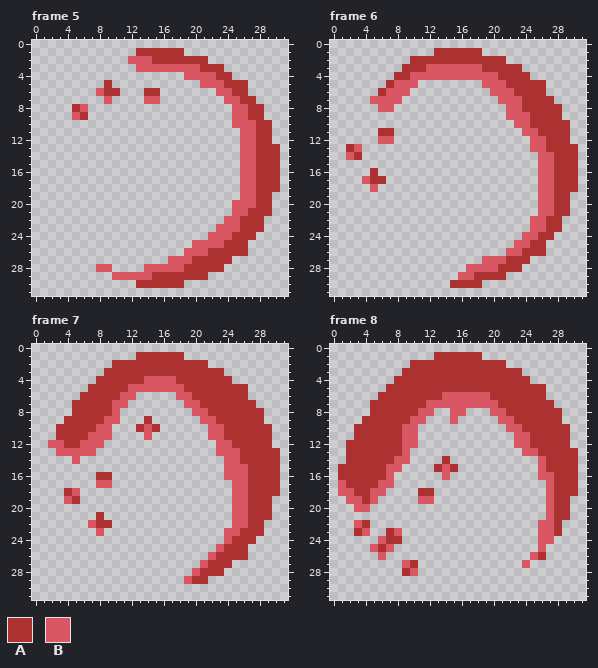
A pixel-art file gets an edit: Assets/Graphics/Orb_Health.aseprite. Above is the file before it was changed.
32x32 pixels, 12 frames. Shown: frame 5, frame 6, frame 7, frame 8. The commit also changed other frames, which this record leaves out.
Palette (. is transparent): A #ac3232  B #d95763
Pixels before, frame 5, first column x 5:
 1 ........AAAAAA............
 2 .......BBBAAAAAAA.........
 3 ........BBBBBBBBAAA.......
 4 ..............BBBBAA......
 5 ....A...........BBBAAA....
 6 ...BAA...AA.......BBAA....
 7 ....B....BB........BBAA...
 8 AB..................BBAA..
 9 BA..................BBAA..
10 ....................BBBAA.
11 .....................BBAA.
12 .....................BBAA.
13 .....................BBAAA
14 .....................BBAAA
15 .....................BBAAA
16 .....................BBAAA
17 .....................BBAAA
18 .....................BBAAA
19 .....................BBAA.
20 ....................BBBAA.
21 ....................BBAAA.
22 ...................BBAAA..
23 ..................BBBAAA..
24 .................BBBAAA...
25 ...............BBBBAAA....
26 ..............BBBAAAAA....
27 ............BBBAAAAA......
28 ...BB....BBBBBAAAAA.......
29 .....BBBBBAAAAAAA.........
30 ........AAAAAA............
Pixels before, frame 6, first column x 2:
 1 ...........AAAAAA............
 2 ........AAAAAAAAAAAA.........
 3 .......AAABBBBBBBAAAAA.......
 4 ......AABBBBBBBBBBBAAAA......
 5 .....ABBB........BBBAAAAA....
 6 ....ABBB..........BBBAAAA....
 7 ...BBBB............BBBAAAA...
 8 ....BB..............BBAAAAA..
 9 ....................BBBAAAA..
10 .....................BBAAAAA.
11 ....AA................BBAAAA.
12 ....BB.................BBAAA.
13 AB.....................BBAAAA
14 BA......................BBAAA
15 ........................BBAAA
16 ...A....................BBAAA
17 ..BAA...................BBAAA
18 ...B....................BBAAA
19 ........................BBAA.
20 ........................BBAA.
21 ........................BBAA.
22 .......................BBAA..
23 .......................BBAA..
24 ......................BBAA...
25 .....................BBAA....
26 ....................BBAAA....
27 .................BBBAAA......
28 ...............BBBBAAA.......
29 ..............BBAAAA.........
30 .............AAAA............
Pixels before, frame 7, first column x 2:
 1 ...........AAAAAA............
 2 ........AAAAAAAAAAAA.........
 3 .......AAAAAAAAAAAAAAA.......
 4 ......AAAAAABBBBAAAAAAA......
 5 .....AAAAABBBBBBBAAAAAAAA....
 6 ....AAAAABB.....BBAAAAAAA....
 7 ...AAAAABB.......BBAAAAAAA...
 8 ...AAAAAB.........BBAAAAAAA..
 9 ..AAAAABB...A......BBAAAAAA..
10 .AAAAABB...ABA......BBAAAAAA.
11 .AAAABBB....B.......BBAAAAAA.
12 BBAABBB..............BBAAAAA.
13 .BBBBB...............BBBAAAAA
14 ...B..................BBAAAAA
15 ......................BBBAAAA
16 ......AA..............BBBAAAA
17 ......BB...............BBAAAA
18 ..AB...................BBAAAA
19 ..BA...................BBAAA.
20 .......................BBAAA.
21 ......A................BBAAA.
22 .....BAA...............BBAA..
23 ......B...............BBAAA..
24 ......................BAAA...
25 .....................BAAA....
26 ....................BAAAA....
27 ...................BAAA......
28 ..................BAAA.......
29 .................BAA.........
Pixels before, frame 8, first column x 1:
 1 ............AAAAAA............
 2 .........AAAAAAAAAAAA.........
 3 ........AAAAAAAAAAAAAAA.......
 4 .......AAAAAAAAAAAAAAAAA......
 5 ......AAAAAAAAAAAAAAAAAAAA....
 6 .....AAAAAAAABBBBBBAAAAAAA....
 7 ....AAAAAAABBBBBBBBBAAAAAAA...
 8 ....AAAAAABB..BB...BBAAAAAAA..
 9 ...AAAAAABB...B.....BBAAAAAA..
10 ..AAAAAABB...........BBAAAAAA.
11 ..AAAAAABB............BBAAAAA.
12 .AAAAAAABB............BBAAAAA.
13 .AAAAAAAB..............BBAAAAA
14 .AAAAAABB....A...........BAAAA
15 AAAAAABB....ABA..........BAAAA
16 AAAAAAB......B...........BBAAA
17 BAAAABB...................BAAA
18 BBAABB....AA..............BAAA
19 .BBAB.....BB..............BAA.
20 ..BB......................BAA.
21 ..........................BAA.
22 ..BA.....................BBA..
23 ..AB..AB.................BBA..
24 .....BAA.................BB...
25 ....BAB..................B....
26 .....B..................BA....
27 ........BA.............B......
28 ........AB....................
The result:
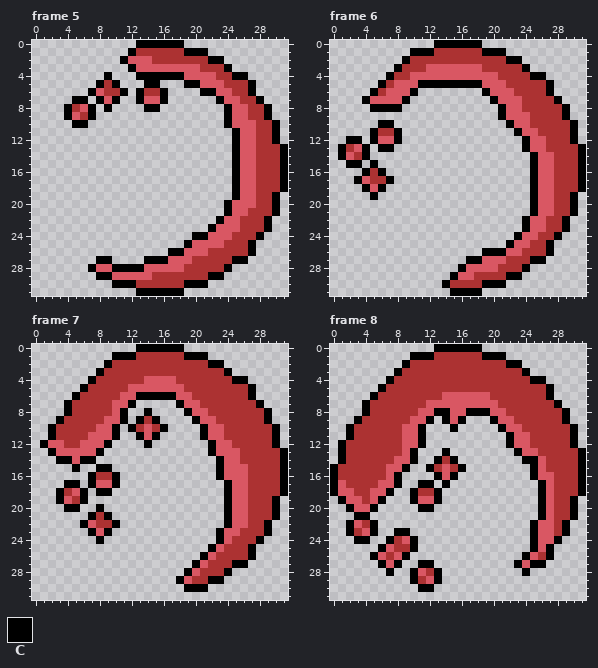
Colours new in this view: C #000000
From old to new:
layer "Layer 2" added
Frame 5, layer "Layer 2":
y 0: x 13..18 ...... -> CCCCCC
y 1: x 12 . -> C; x 19..21 ... -> CCC
y 2: x 11 . -> C; x 22..23 .. -> CC
y 3: x 12 . -> C; x 24 . -> C
y 4: x 9 . -> C; x 13..18 ...... -> CCCCCC; x 25..26 .. -> CC
y 5: x 8 . -> C; x 10 . -> C; x 14..15 .. -> CC; x 19..20 .. -> CC; x 27 . -> C
y 6: x 7 . -> C; x 11 . -> C; x 13 . -> C; x 16 . -> C; x 21..22 .. -> CC; x 27 . -> C
y 7: x 5..6 .. -> CC; x 8 . -> C; x 10 . -> C; x 13 . -> C; x 16 . -> C; x 23 . -> C; x 28 . -> C
y 8: x 4 . -> C; x 7 . -> C; x 9 . -> C; x 14..15 .. -> CC; x 24 . -> C; x 29 . -> C
y 9: x 4 . -> C; x 7 . -> C; x 24 . -> C; x 29 . -> C
y 10: x 5..6 .. -> CC; x 24 . -> C; x 30 . -> C
y 11..12: x 25 . -> C; x 30 . -> C
y 13..18: x 25 . -> C; x 31 . -> C
y 19: x 25 . -> C; x 30 . -> C
y 20..21: x 24 . -> C; x 30 . -> C
y 22: x 23 . -> C; x 29 . -> C
y 23: x 22 . -> C; x 29 . -> C
y 24: x 20..21 .. -> CC; x 28 . -> C
y 25: x 19 . -> C; x 27 . -> C
y 26: x 17..18 .. -> CC; x 27 . -> C
y 27: x 8..9 .. -> CC; x 14..16 ... -> CCC; x 25..26 .. -> CC
y 28: x 7 . -> C; x 10..13 .... -> CCCC; x 24 . -> C
y 29: x 8..9 .. -> CC; x 22..23 .. -> CC
y 30: x 10..12 ... -> CCC; x 19..21 ... -> CCC
y 31: x 13..18 ...... -> CCCCCC
Frame 6, layer "Layer 2":
y 0: x 13..18 ...... -> CCCCCC
y 1: x 10..12 ... -> CCC; x 19..21 ... -> CCC
y 2: x 9 . -> C; x 22..23 .. -> CC
y 3: x 8 . -> C; x 24 . -> C
y 4: x 7 . -> C; x 25..26 .. -> CC
y 5: x 6 . -> C; x 11..18 ........ -> CCCCCCCC; x 27 . -> C
y 6: x 5 . -> C; x 10 . -> C; x 19 . -> C; x 27 . -> C
y 7: x 4 . -> C; x 9 . -> C; x 20 . -> C; x 28 . -> C
y 8: x 5..8 .BB. -> CCCC; x 21 . -> C; x 29 . -> C
y 9: x 21 . -> C; x 29 . -> C
y 10: x 6..7 .. -> CC; x 22 . -> C; x 30 . -> C
y 11: x 5 . -> C; x 8 . -> C; x 23 . -> C; x 30 . -> C
y 12: x 2..3 .. -> CC; x 5 . -> C; x 8 . -> C; x 24 . -> C; x 30 . -> C
y 13: x 1 . -> C; x 4 . -> C; x 6..7 .. -> CC; x 24 . -> C; x 31 . -> C
y 14: x 1 . -> C; x 4 . -> C; x 25 . -> C; x 31 . -> C
y 15: x 2..3 .. -> CC; x 5 . -> C; x 25 . -> C; x 31 . -> C
y 16: x 4 . -> C; x 6 . -> C; x 25 . -> C; x 31 . -> C
y 17: x 3 . -> C; x 7 . -> C; x 25 . -> C; x 31 . -> C
y 18: x 4 . -> C; x 6 . -> C; x 25 . -> C; x 31 . -> C
y 19: x 5 . -> C; x 25 . -> C; x 30 . -> C
y 20..21: x 25 . -> C; x 30 . -> C
y 22..23: x 24 . -> C; x 29 . -> C
y 24: x 23 . -> C; x 28 . -> C
y 25: x 22 . -> C; x 27 . -> C
y 26: x 19..21 ... -> CCC; x 27 . -> C
y 27: x 17..18 .. -> CC; x 25..26 .. -> CC
y 28: x 16 . -> C; x 24 . -> C
y 29: x 15 . -> C; x 22..23 .. -> CC
y 30: x 14 . -> C; x 19..21 ... -> CCC
y 31: x 15..18 .... -> CCCC
Frame 7, layer "Layer 2":
y 0: x 13..18 ...... -> CCCCCC
y 1: x 10..12 ... -> CCC; x 19..21 ... -> CCC
y 2: x 9 . -> C; x 22..23 .. -> CC
y 3: x 8 . -> C; x 24 . -> C
y 4: x 7 . -> C; x 25..26 .. -> CC
y 5: x 6 . -> C; x 27 . -> C
y 6: x 5 . -> C; x 13..17 ..... -> CCCCC; x 27 . -> C
y 7: x 4 . -> C; x 12 . -> C; x 18 . -> C; x 28 . -> C
y 8: x 4 . -> C; x 11 . -> C; x 14 . -> C; x 19 . -> C; x 29 . -> C
y 9: x 3 . -> C; x 11 . -> C; x 13 . -> C; x 15 . -> C; x 20 . -> C; x 29 . -> C
y 10: x 2 . -> C; x 10 . -> C; x 12 . -> C; x 16 . -> C; x 21 . -> C; x 30 . -> C
y 11: x 2 . -> C; x 10 . -> C; x 13 . -> C; x 15 . -> C; x 21 . -> C; x 30 . -> C
y 12: x 1 . -> C; x 9 . -> C; x 14 . -> C; x 22 . -> C; x 30 . -> C
y 13: x 2 . -> C; x 8 . -> C; x 22 . -> C; x 31 . -> C
y 14: x 3..4 .. -> CC; x 6..7 .. -> CC; x 23 . -> C; x 31 . -> C
y 15: x 5 . -> C; x 8..9 .. -> CC; x 23 . -> C; x 31 . -> C
y 16: x 7 . -> C; x 10 . -> C; x 23 . -> C; x 31 . -> C
y 17: x 4..5 .. -> CC; x 7 . -> C; x 10 . -> C; x 24 . -> C; x 31 . -> C
y 18: x 3 . -> C; x 6 . -> C; x 8..9 .. -> CC; x 24 . -> C; x 31 . -> C
y 19: x 3 . -> C; x 6 . -> C; x 24 . -> C; x 30 . -> C
y 20: x 4..5 .. -> CC; x 8 . -> C; x 24 . -> C; x 30 . -> C
y 21: x 7 . -> C; x 9 . -> C; x 24 . -> C; x 30 . -> C
y 22: x 6 . -> C; x 10 . -> C; x 24 . -> C; x 29 . -> C
y 23: x 7 . -> C; x 9 . -> C; x 23 . -> C; x 29 . -> C
y 24: x 8 . -> C; x 23 . -> C; x 28 . -> C
y 25: x 22 . -> C; x 27 . -> C
y 26: x 21 . -> C; x 27 . -> C
y 27: x 20 . -> C; x 25..26 .. -> CC
y 28: x 19 . -> C; x 24 . -> C
y 29: x 18 . -> C; x 22..23 .. -> CC
y 30: x 19..21 ... -> CCC
Frame 8, layers "Layer 2", "Layer 1":
y 0: x 13..18 ...... -> CCCCCC
y 1: x 10..12 ... -> CCC; x 19..21 ... -> CCC
y 2: x 9 . -> C; x 22..23 .. -> CC
y 3: x 8 . -> C; x 24 . -> C
y 4: x 7 . -> C; x 25..26 .. -> CC
y 5: x 6 . -> C; x 27 . -> C
y 6: x 5 . -> C; x 27 . -> C
y 7: x 4 . -> C; x 28 . -> C
y 8: x 4 . -> C; x 13..14 .. -> CC; x 17..19 ... -> CCC; x 29 . -> C
y 9: x 3 . -> C; x 12 . -> C; x 14 . -> C; x 16 . -> C; x 20 . -> C; x 29 . -> C
y 10: x 2 . -> C; x 11 . -> C; x 15 . -> C; x 21 . -> C; x 30 . -> C
y 11: x 2 . -> C; x 11 . -> C; x 22 . -> C; x 30 . -> C
y 12: x 1 . -> C; x 11 . -> C; x 22 . -> C; x 30 . -> C
y 13: x 1 . -> C; x 10 . -> C; x 14 . -> C; x 23 . -> C; x 31 . -> C
y 14: x 1 . -> C; x 10 . -> C; x 13 . -> C; x 15 . -> C; x 24..25 .. -> CC; x 31 . -> C
y 15: x 0 . -> C; x 9 . -> C; x 12 . -> C; x 16 . -> C; x 25 . -> C; x 31 . -> C
y 16: x 0 . -> C; x 8 . -> C; x 13 . -> C; x 15 . -> C; x 25 . -> C; x 31 . -> C
y 17: x 0 . -> C; x 8 . -> C; x 11..12 .. -> CC; x 14 . -> C; x 26 . -> C; x 31 . -> C
y 18: x 0 . -> C; x 7 . -> C; x 10 . -> C; x 13 . -> C; x 26 . -> C; x 31 . -> C
y 19: x 1 . -> C; x 6 . -> C; x 10 . -> C; x 13 . -> C; x 26 . -> C; x 30 . -> C
y 20: x 2 . -> C; x 5 . -> C; x 11..12 .. -> CC; x 26 . -> C; x 30 . -> C
y 21: x 3..4 .. -> CC; x 26 . -> C; x 30 . -> C
y 22: x 2 . -> C; x 5 . -> C; x 25 . -> C; x 29 . -> C
y 23: x 2 . -> C; x 5 . -> C; x 7..9 AB. -> .CC; x 25 . -> C; x 29 . -> C
y 24: x 3..4 .. -> CC; x 6..7 BA -> .C; x 9..10 .. -> BC; x 25 . -> C; x 28 . -> C
y 25: x 5..6 BA -> .C; x 8..10 ... -> AAC; x 25 . -> C; x 27 . -> C
y 26: x 5 . -> C; x 7..9 ... -> ABC; x 24 . -> C; x 27 . -> C
y 27: x 6..12 ...BA.. -> CBC..CC; x 23 . -> C; x 25..26 .. -> CC
y 28: x 7 . -> C; x 9..13 AB... -> .CBAC; x 24 . -> C
y 29: x 10..13 .... -> CABC
y 30: x 11..12 .. -> CC
